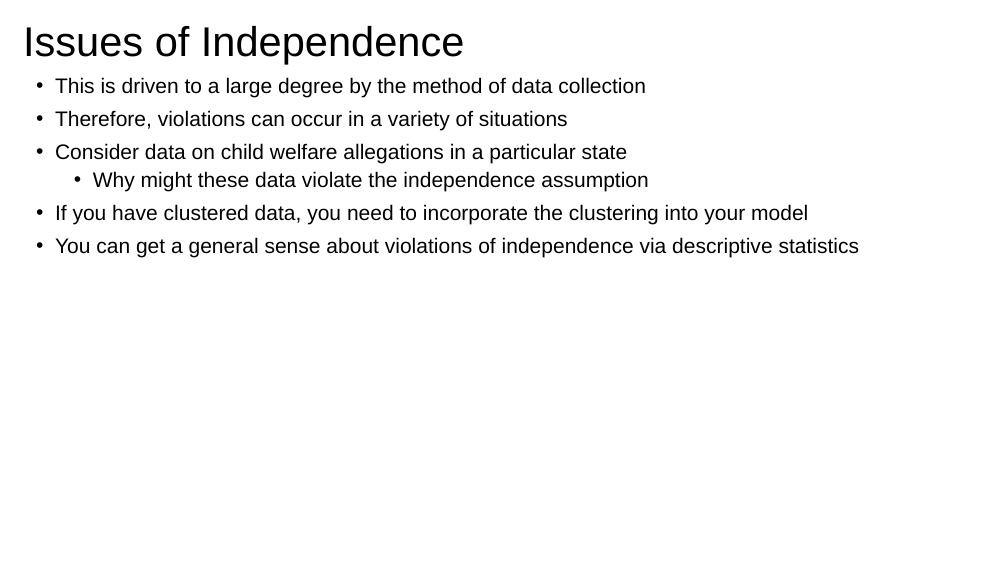
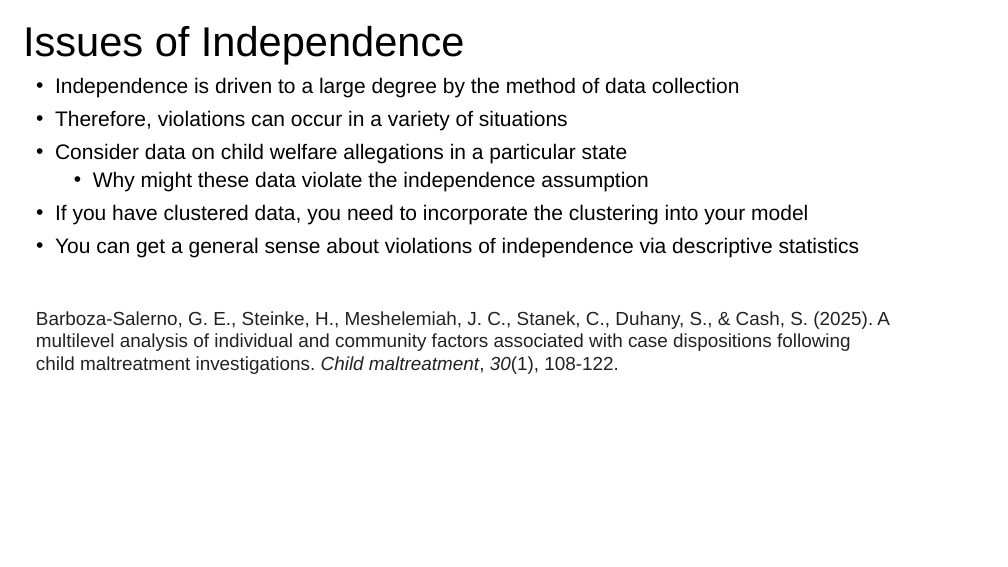
Before and after one commit to issues-osu/statsii-spring2026, a slide deck: slide 69 of slides/Effect_Sizes/Effect Size, Confidence Intervals, and Diagnostic.pptx (slide 66 before the commit). Drawn at 1008x567 pixels with LibreOffice and Linux fonts; fonts in the diff are those of the drawing. Boxes give left, top, right and bottom in pixels: in the first picture for what was removed or moved away, otherwise in the second. Text is boxed around its words. In the diff, an @@ line names an element or a change of style, - is before the commit and + after.

```diff
--- a/slides/Effect_Sizes/Effect Size, Confidence Intervals, and Diagnostic.pptx
+++ b/slides/Effect_Sizes/Effect Size, Confidence Intervals, and Diagnostic.pptx
@@ text at <box>55,77,740,97</box>: text changed @@
-• This is driven to a large degree by the method of data collection
+• Independence is driven to a large degree by the method of data collection
@@ text added at <box>36,311,890,374</box>, 18 pt, text #222222 @@
+Barboza-Salerno, G. E., Steinke, H., Meshelemiah, J. C., Stanek, C., Duhany, S., & Cash, S. (2025). A multilevel analysis of individual and community factors associated with case dispositions following child maltreatment investigations. Child maltreatment, 30(1), 108-122.
```
Also in this commit, not shown: 18 other slides changed, 14 slides added, 2 slides removed, 2 other files.
